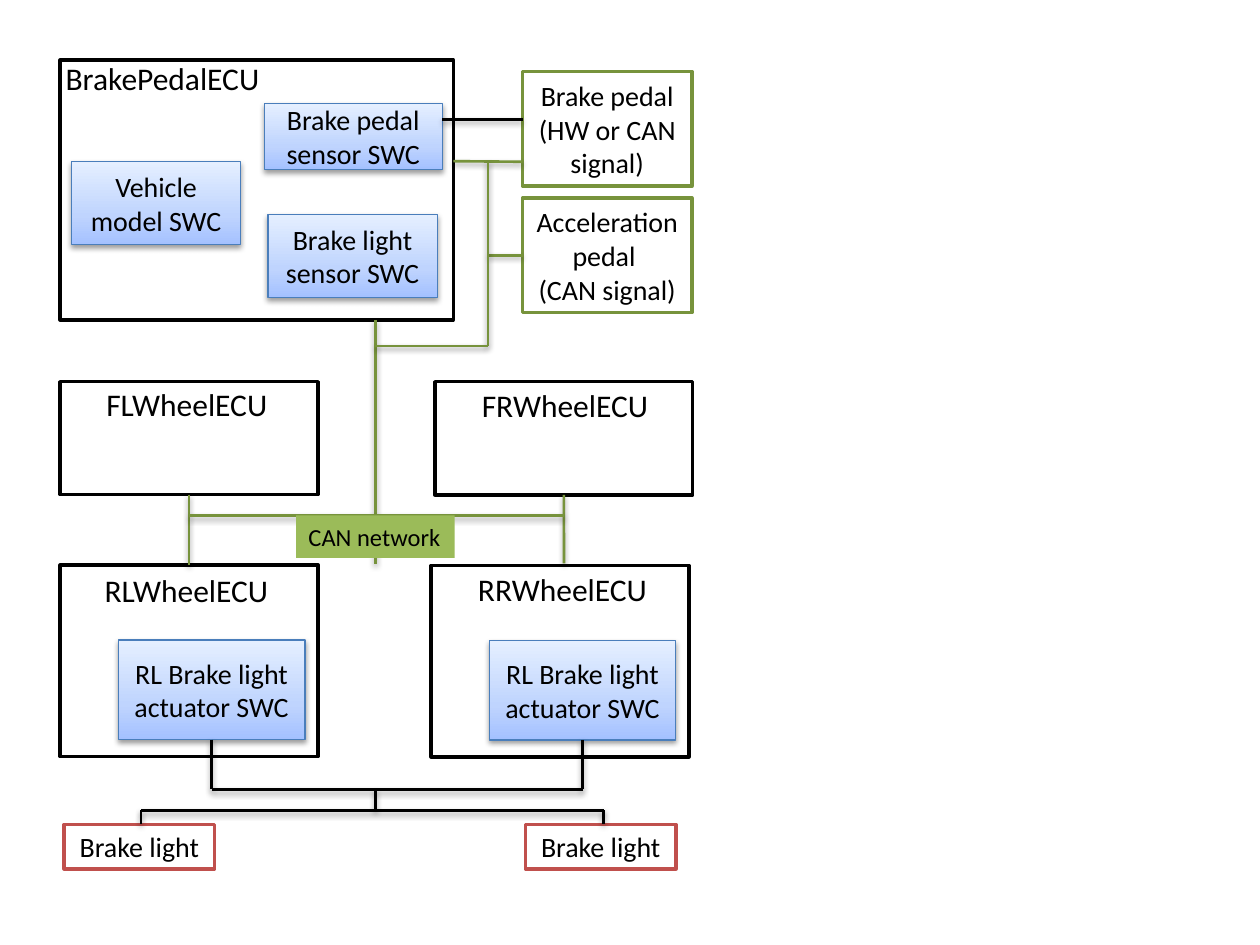
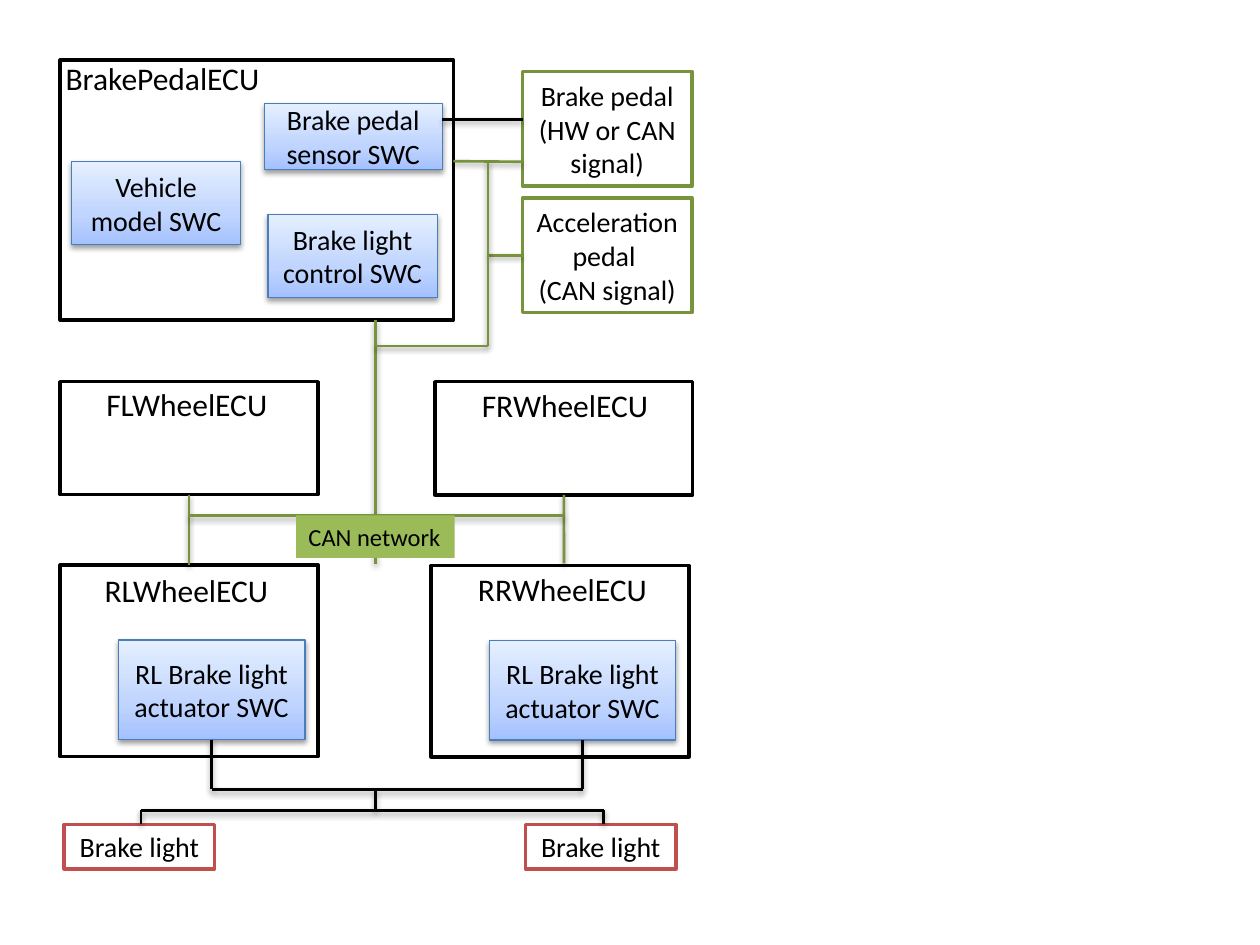
Before and after one commit to PatrizioPelliccione/ICSE2017VolvoAB, a slide deck: slide 1 of figure/Brakelightning.pptx. Drawn at 1260x945 pixels with LibreOffice and Linux fonts; fonts in the diff are those of the drawing. Boxes give left, top, right and bottom in pixels: in the first picture for what was removed or moved away, otherwise in the second. Text is boxed around its words. In the diff, an @@ line names an element or a change of style, - is before the commit and + after.

```diff
--- a/figure/Brakelightning.pptx
+++ b/figure/Brakelightning.pptx
@@ text in rectangle at bbox=[283, 230, 422, 284]: text changed @@
-Brake light sensor SWC
+Brake light control SWC
```
Also in this commit, not shown: 7 other files.
